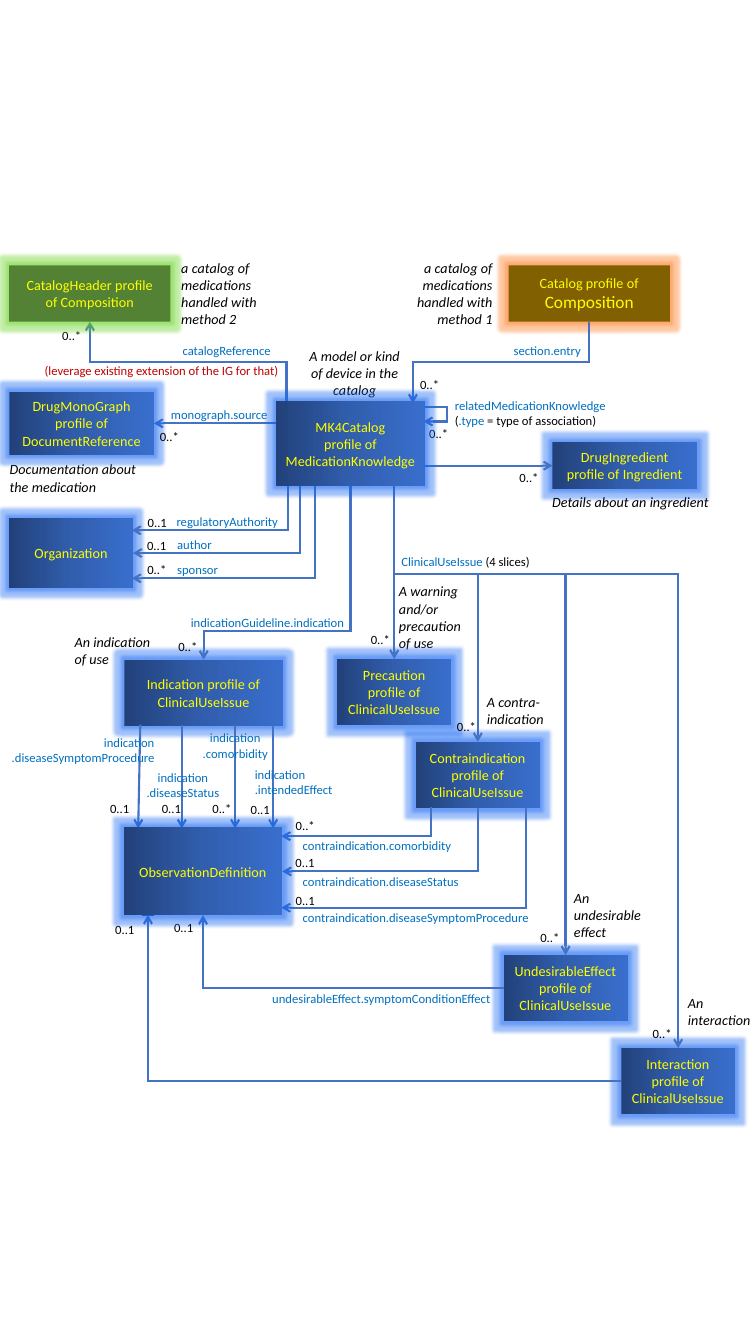
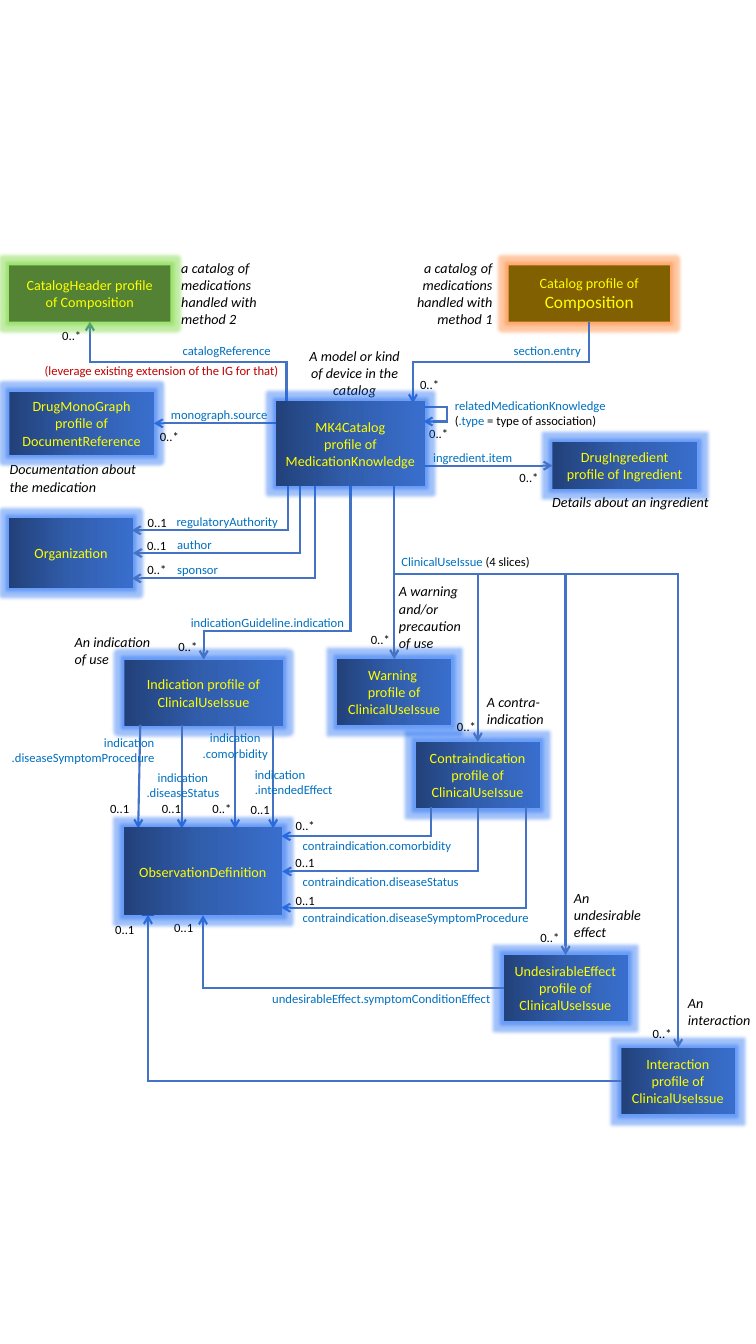
Before and after one commit to HL7/fhir-order-catalog, a slide deck: slide 1 of input/images-source/MedicationCatalog.pptx. Drawn at 756x1344 pixels with LibreOffice and Linux fonts; fonts in the diff are those of the drawing. Boxes give left, top, right and bottom in pixels: in the first picture for what was removed or moved away, otherwise in the second. Text is boxed around its words. In the diff, an @@ line names an element or a change of style, - is before the commit and + after.

```diff
--- a/input/images-source/MedicationCatalog.pptx
+++ b/input/images-source/MedicationCatalog.pptx
@@ text added at box(433, 451, 512, 465), 9 pt, text #0070C0 @@
+ingredient.item
@@ text in rectangle at box(348, 670, 440, 718): text changed @@
-Precaution profile of ClinicalUseIssue
+Warning
+profile of ClinicalUseIssue
```
Also in this commit, not shown: 2 other files.
